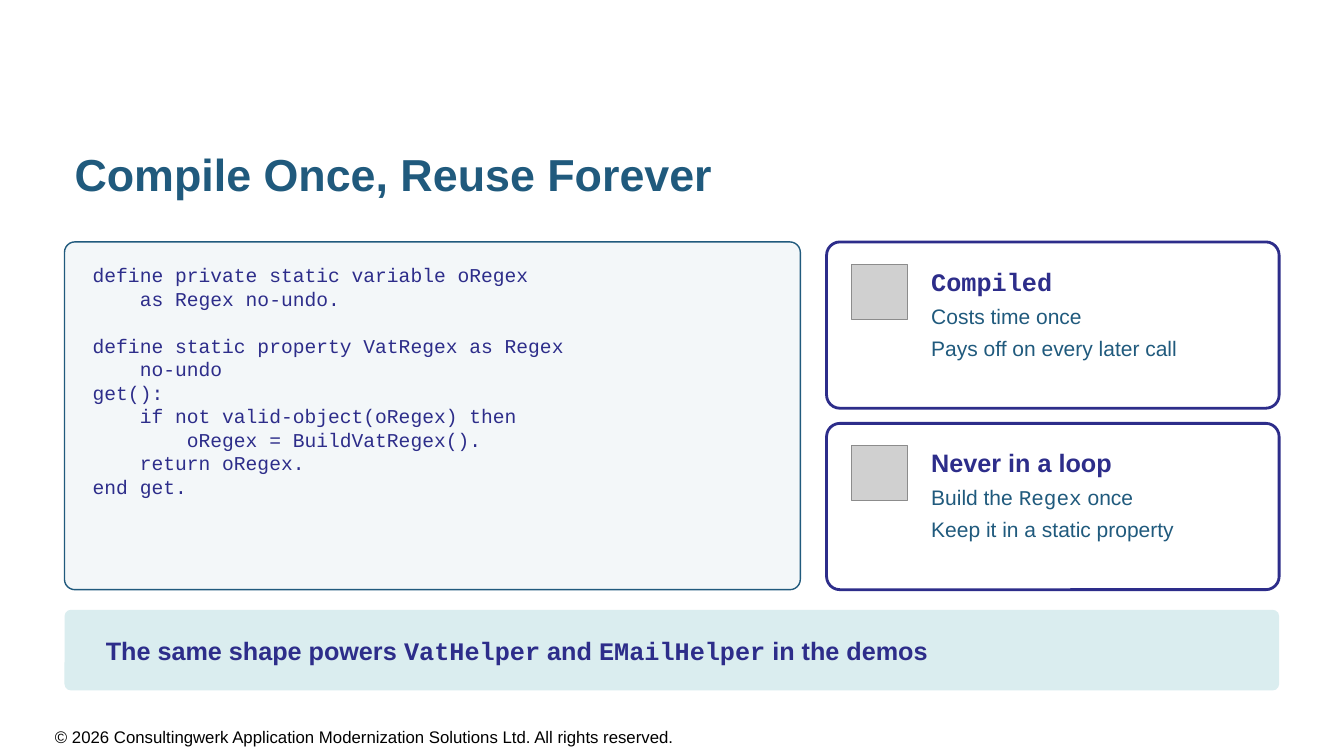
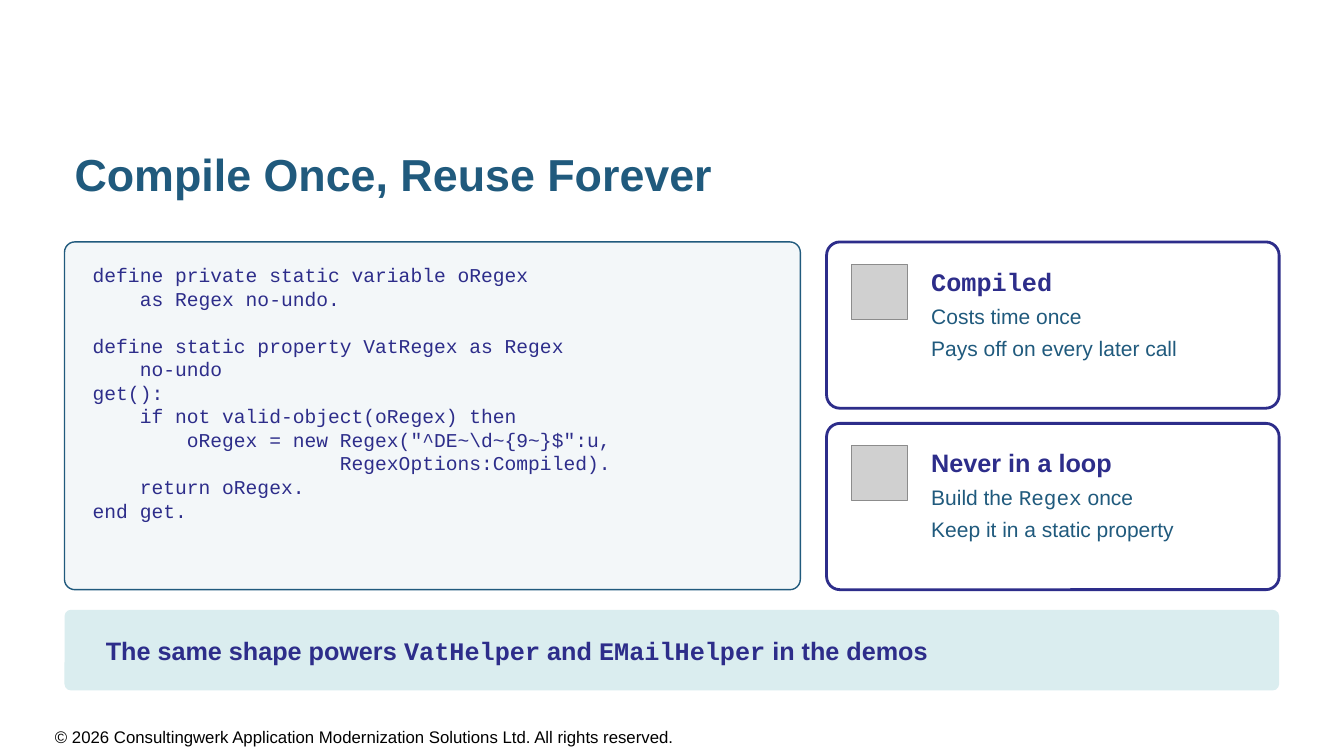
Before and after one commit to consultingwerk/ABL-RegEx-Samples, a slide deck: slide 35 of slides/Regular Expressions for ABL Developers.pptx. Drawn at 1344x756 pixels with LibreOffice and Linux fonts; fonts in the diff are those of the drawing; grey boxes stand for pictures; background and template pictures are left out. Boxes give left, top, right and bottom in pixels: in the first picture for what was removed or moved away, otherwise in the second. Text is boxed around its words. In the diff, an @@ line names an element or a change of style, - is before the commit and + after.

```diff
--- a/slides/Regular Expressions for ABL Developers.pptx
+++ b/slides/Regular Expressions for ABL Developers.pptx
@@ text in rounded rectangle at bbox=[187, 433, 611, 474]: text changed @@
-oRegex = BuildVatRegex().
+oRegex = new Regex("^DE~\d~{9~}$":u,
+RegexOptions:Compiled).
```
Also in this commit, not shown: 3 other slides changed, 2 other files.
